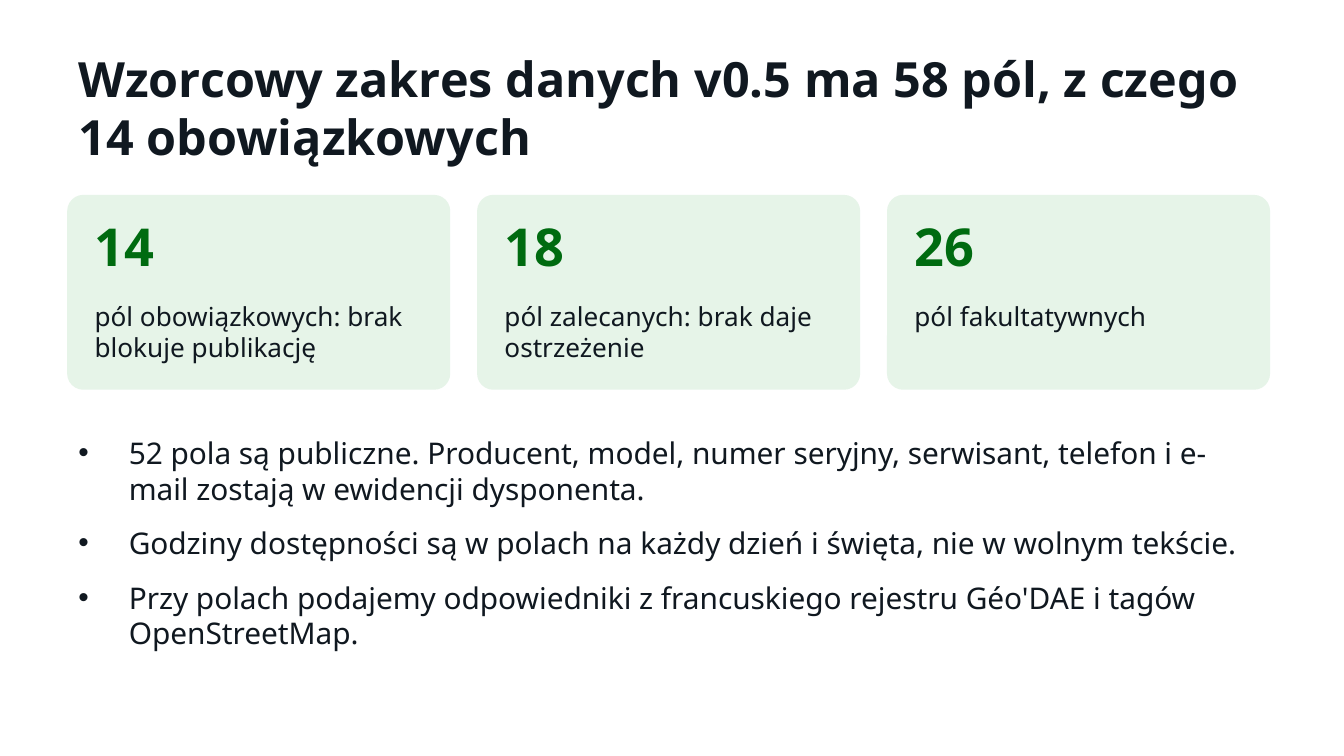
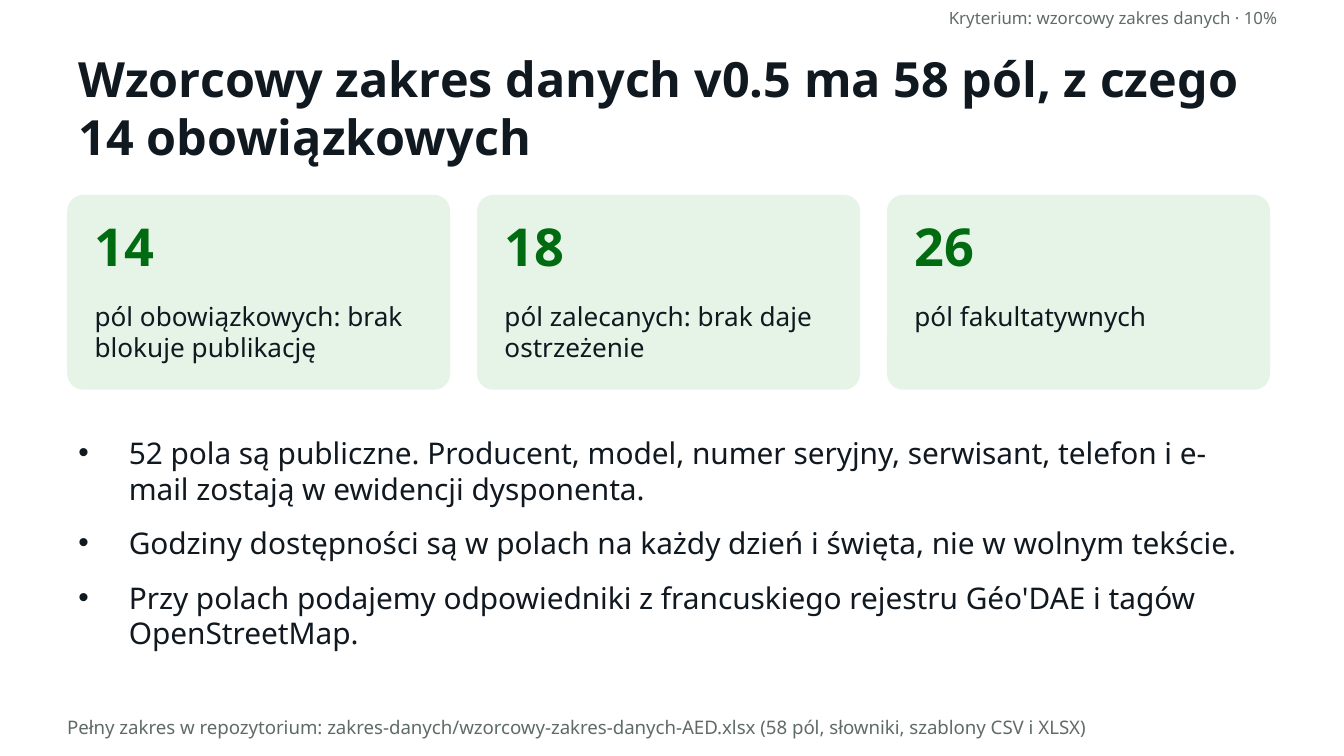
Before and after one commit to LastMinuteGameStudio/hacknation, a slide deck: slide 8 of prezentacja/AEDane – Misja AED (HackNation 2026).pptx (slide 10 before the commit). Drawn at 1344x756 pixels with LibreOffice and Linux fonts; fonts in the diff are those of the drawing. Boxes give left, top, right and bottom in pixels: in the first picture for what was removed or moved away, otherwise in the second. Text is boxed around its words. In the diff, an @@ line names an element or a change of style, - is before the commit and + after.

```diff
--- a/prezentacja/AEDane – Misja AED (HackNation 2026).pptx
+++ b/prezentacja/AEDane – Misja AED (HackNation 2026).pptx
@@ text added at box(949, 11, 1277, 28), 9 pt, text #5F6B66 @@
+Kryterium: wzorcowy zakres danych · 10%
@@ text added at box(67, 719, 1085, 739), 10 pt, text #5F6B66 @@
+Pełny zakres w repozytorium: zakres-danych/wzorcowy-zakres-danych-AED.xlsx (58 pól, słowniki, szablony CSV i XLSX)
```
Also in this commit, not shown: 11 other slides changed, 5 slides removed.
